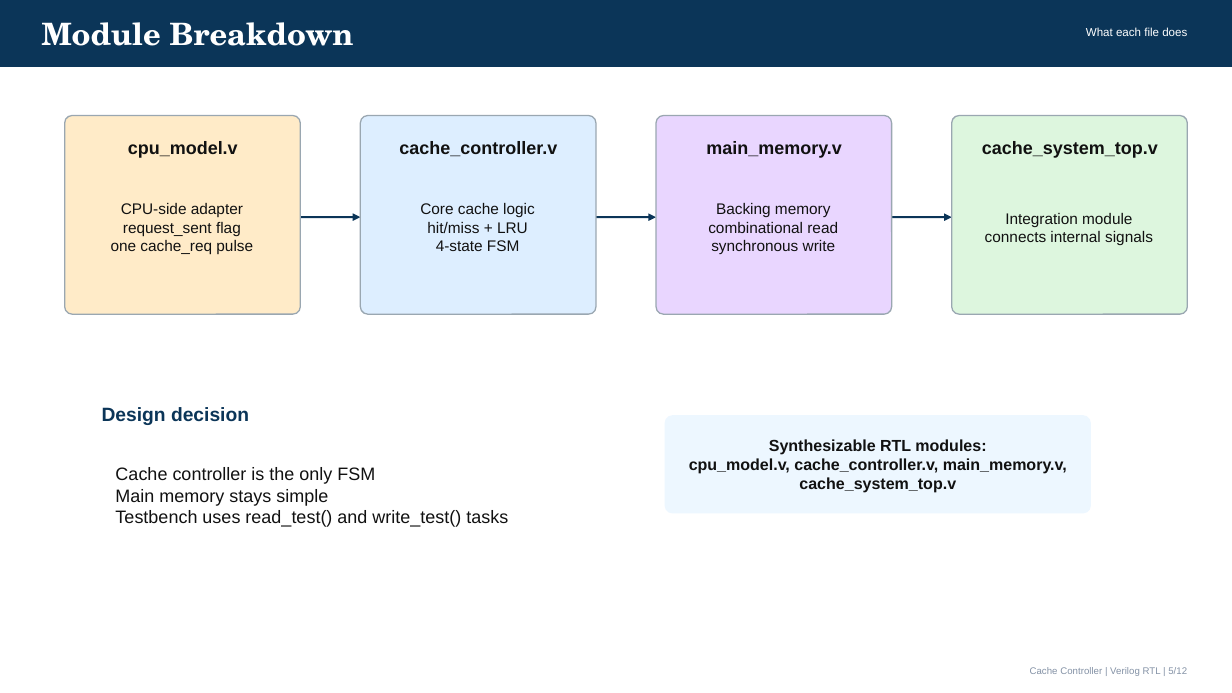
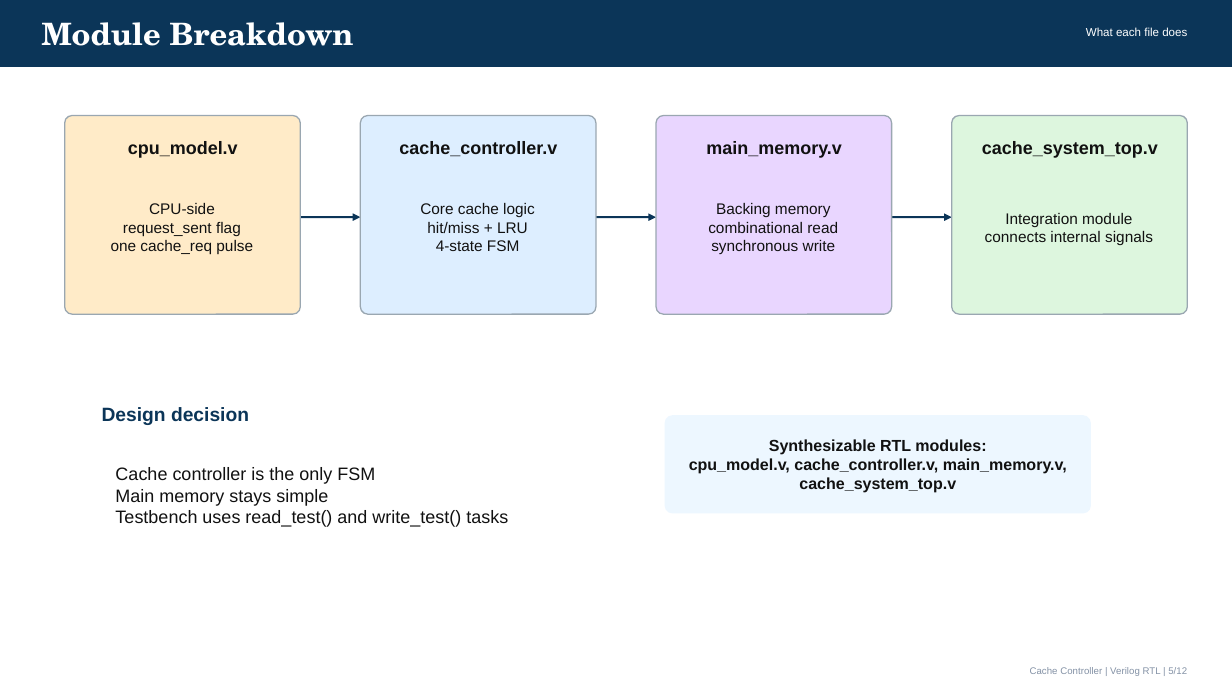
Before and after one commit to muhammad-hammad15/Cache_Controller_Project, a slide deck: slide 5 of Cache_Controller_Presentation.pptx. Drawn at 1232x693 pixels with LibreOffice and Linux fonts; fonts in the diff are those of the drawing. Boxes give left, top, right and bottom in pixels: in the first picture for what was removed or moved away, otherwise in the second. Text is boxed around its words. In the diff, an @@ line names an element or a change of style, - is before the commit and + after.

```diff
--- a/Cache_Controller_Presentation.pptx
+++ b/Cache_Controller_Presentation.pptx
@@ text at (149,203,215,214): text changed @@
-CPU-side adapter
+CPU-side
```
Also in this commit, not shown: 4 other slides changed, 1 other file.
